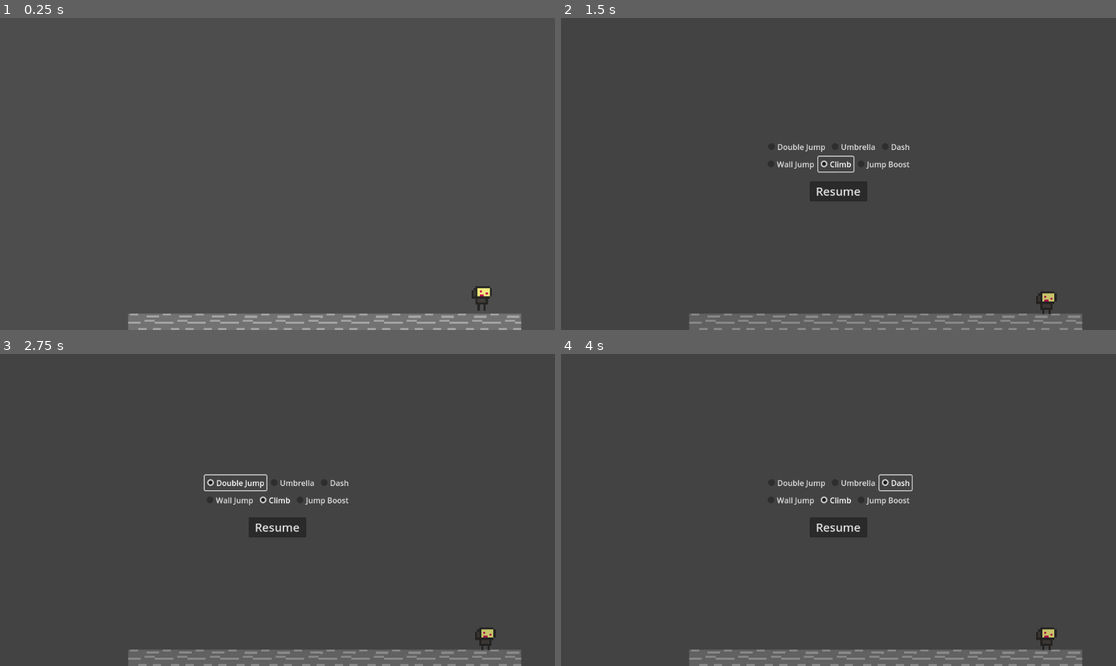
Above: before the commit, frames 1-4 (two rows, left to right).
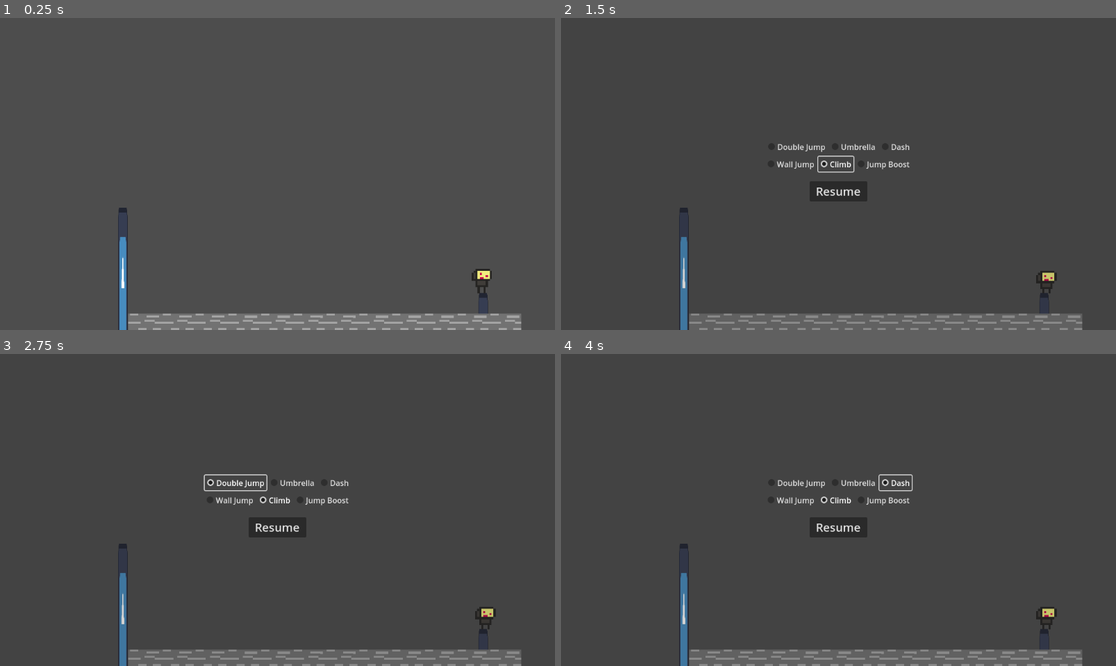
Above: after the commit, the same moments.

Repository: arcality/Built-to-Scale-GMTK-2024
Game: Godot game, scene res://scenes/main.tscn
The game is run twice, just before and just after one commit, with the same random seed, the same clock (stepped at 60 frames per second) and the same inputs. The engine's default icon, where the game draws it, is replaced by a stand-in: a white triangle on a blue panel in a dark square.
Inputs (mouse positions are in pixels of both pictures, inside the frame that each line leads up to):
- Up to frame 1 (0.25 s): no input
- Up to frame 2 (1.5 s): move the mouse to (960, 158) at 0.52 s; hold D (move_right) 0.53-1.25 s; tap E (edit) at 0.6 s; click (960, 158) at 0.67 s; tap Space (jump) at 0.77 s; click "Climb" at 1.25 s
- Up to frame 3 (2.75 s): click "Double Jump" at 2 s
- Up to frame 4 (4 s): click "Umbrella" at 2.75 s; click "Dash" at 3.5 s

The runs differ from the first frame. In frame 1, 0.8% of the frame differs, in the area x 21-89%, y 60-100%; in frame 2, 0.8%; in frame 3, 0.8%; in frame 4, 0.8%.

Commit message:
fixed climbing and coyote time on wall jumping

Diff:
--- a/scenes/main.tscn
+++ b/scenes/main.tscn
@@ -11,8 +11,7 @@
 script = ExtResource("1_8n6hf")
 
 [node name="TempTerrain" parent="." instance=ExtResource("1_k1u6s")]
-visible = false
-position = Vector2(298, 1249)
+position = Vector2(903, 895)
 
 [node name="LevelOne" parent="." instance=ExtResource("3_723ci")]
 position = Vector2(538, 274)
--- a/scripts/state-machine/clinging.gd
+++ b/scripts/state-machine/clinging.gd
@@ -11,10 +11,10 @@
 	# reset doublejump
 	player.special_jump_used = false
 
-	# stops falling
-	player.gravity = 0
-	player.velocity.y = 0
-
+	if player.active_arm_state == "climbing":
+		# stops falling
+		player.gravity = 0
+		player.velocity.y = 0
 
 func Exit():
 	# re-enables falling
@@ -35,7 +35,7 @@
 		#player.velocity.y = 0
 
 	if player.horizontal_movement_direction() != player.clinging_direction:
-		player.climb_coyote_time = 0.08
+		player.climb_coyote_time = 0.12
 		state_transition.emit(self, "falling")
 		print("transition to falling")
 		if Input.is_action_just_pressed("jump") and player.active_arm_state == "walljumping":
